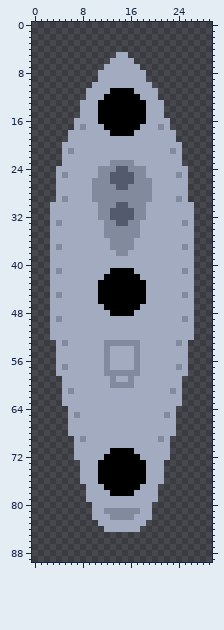
Two versions of one sprite sheet, resources/su_ver.png. The picture above was drawn from the file before the commit.
The file is 30x90 pixels.
Once edited:
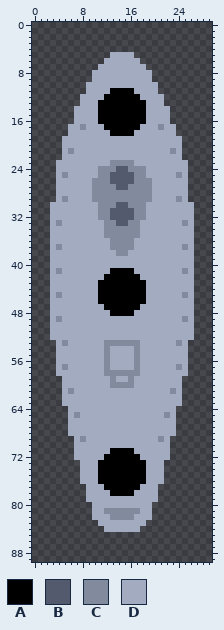
Palette (. is transparent): A #000000  B #535a6e  C #828a9e  D #a3abc0
Diff:
There is now colour D in row 5 at x 13 and 16; in row 6 at x 12 and 17; in row 7 at x 11 and 18; in rows 8 to 9 at x 10 and 19; in row 10 at x 9 and 20; in row 12 at x 8 and 21.
There is now colour D in rows 14 to 15 at x 7 and 22; in row 17 at x 6 and 23; in row 19 at x 5 and 24; in row 23 at x 4 and 25.
Where, in picture pixels (left, top, right, bottom), the same in both pictures:
added: (56, 52, 188, 166)
